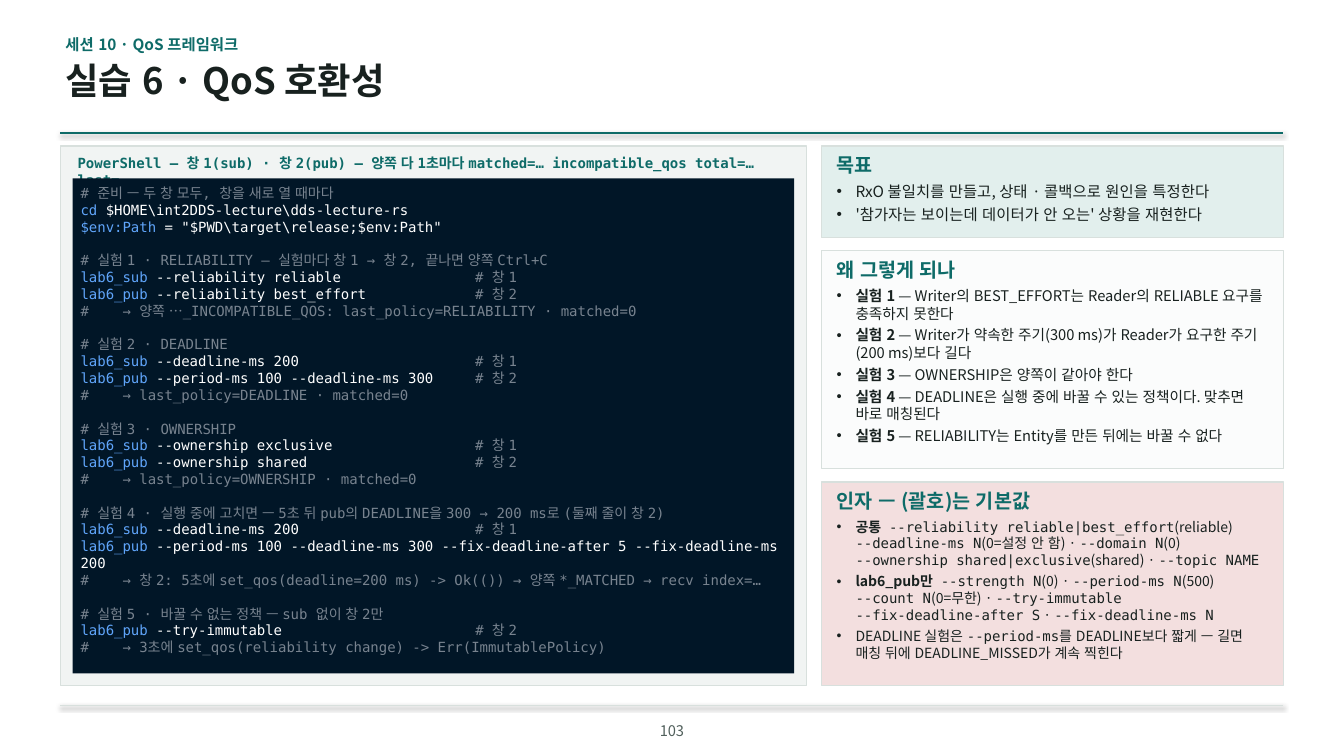
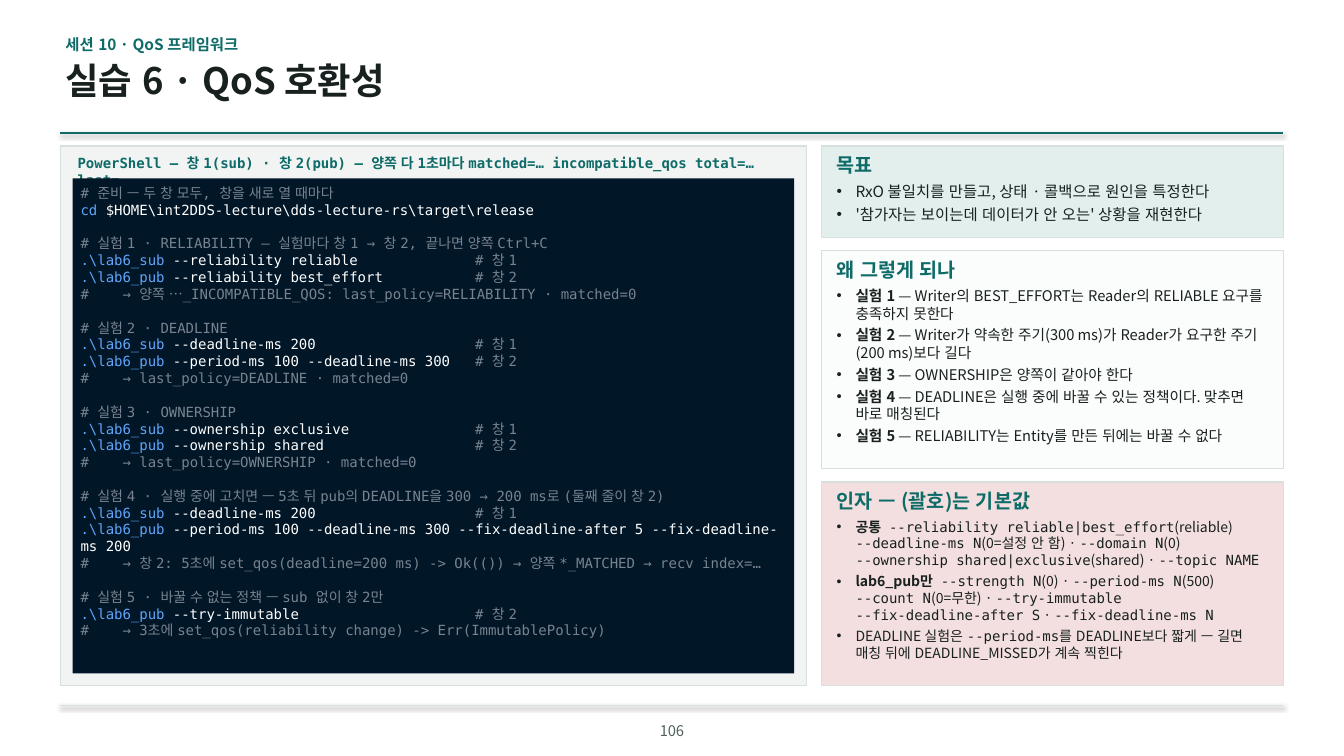
Before and after one commit to IntellectusCorp/int2DDS-lecture, a slide deck: slide 106 of int2dds-lecture-for-beginner.pptx (slide 103 before the commit). Drawn at 1344x756 pixels with LibreOffice and Linux fonts; fonts in the diff are those of the drawing; background and template pictures are left out. Boxes give left, top, right and bottom in pixels: in the first picture for what was removed or moved away, otherwise in the second. Text is boxed around its words. In the diff, an @@ line names an element or a change of style, - is before the commit and + after.

```diff
--- a/int2dds-lecture-for-beginner.pptx
+++ b/int2dds-lecture-for-beginner.pptx
@@ text in rectangle at (81, 204, 534, 218): text changed @@
-cd $HOME\int2DDS-lecture\dds-lecture-rs
-$env:Path = "$PWD\target\release;$env:Path"
+cd $HOME\int2DDS-lecture\dds-lecture-rs\target\release
@@ text in rectangle at (81, 253, 517, 286): text changed @@
-lab6_sub --reliability reliable # 창 1
-lab6_pub --reliability best_effort # 창 2
+.\lab6_sub --reliability reliable # 창 1
+.\lab6_pub --reliability best_effort # 창 2
@@ text in rectangle at (81, 338, 450, 370): text changed @@
-lab6_sub --deadline-ms 200 # 창 1
-lab6_pub --period-ms 100 --deadline-ms 300 # 창 2
+.\lab6_sub --deadline-ms 200 # 창 1
+.\lab6_pub --period-ms 100 --deadline-ms 300 # 창 2
@@ text in rectangle at (81, 423, 350, 454): text changed @@
-lab6_sub --ownership exclusive # 창 1
-lab6_pub --ownership shared # 창 2
+.\lab6_sub --ownership exclusive # 창 1
+.\lab6_pub --ownership shared # 창 2
@@ text in rectangle at (81, 506, 778, 552): text changed @@
-lab6_sub --deadline-ms 200 # 창 1
-lab6_pub --period-ms 100 --deadline-ms 300 --fix-deadline-after 5 --fix-deadline-ms 200
+.\lab6_sub --deadline-ms 200 # 창 1
+.\lab6_pub --period-ms 100 --deadline-ms 300 --fix-deadline-after 5 --fix-deadline-ms 200
@@ text in rectangle at (81, 607, 517, 622): text changed @@
-lab6_pub --try-immutable # 창 2
+.\lab6_pub --try-immutable # 창 2
@@ page number at (660, 725, 684, 736): text changed @@
-103
+106
```
Also in this commit, not shown: 16 other slides changed, 3 slides added.
